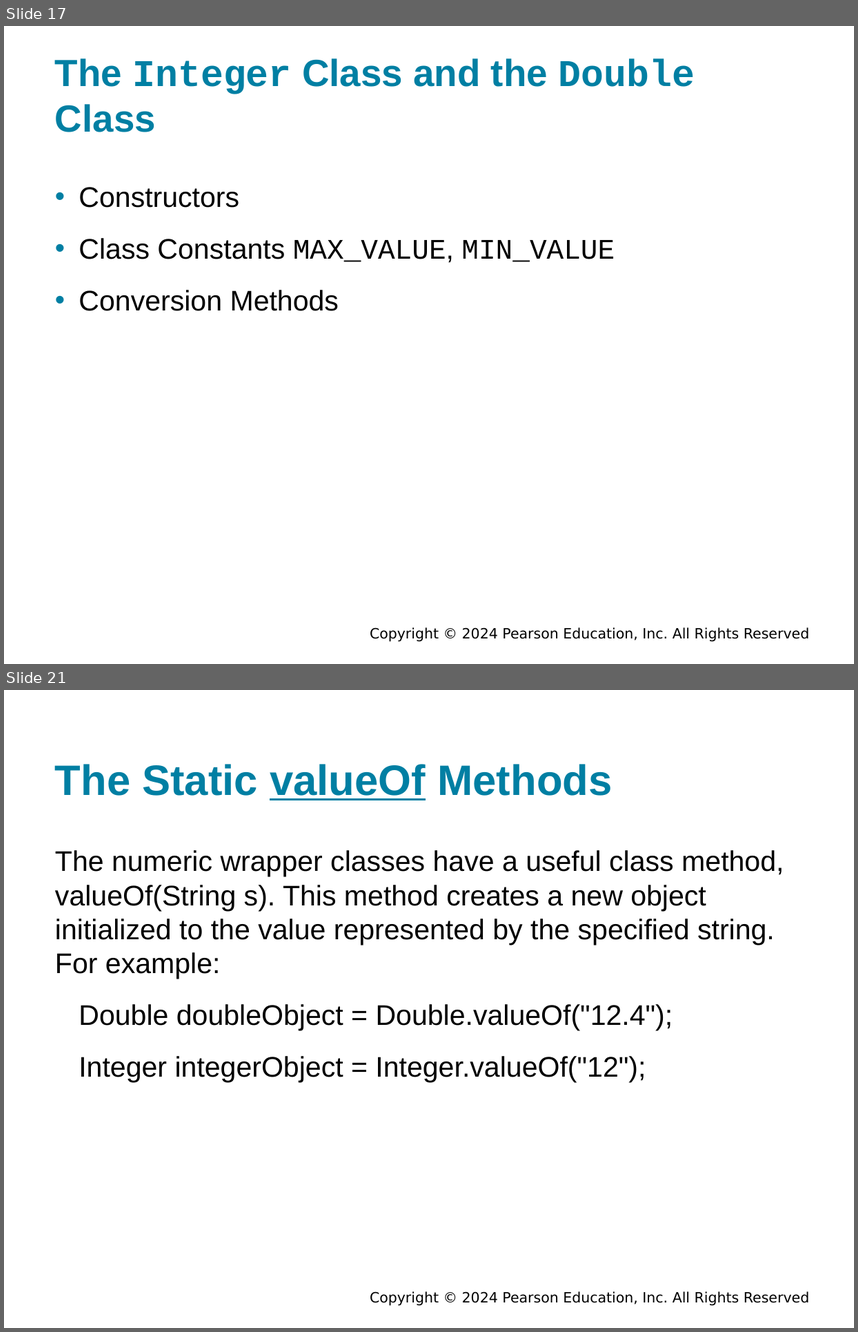
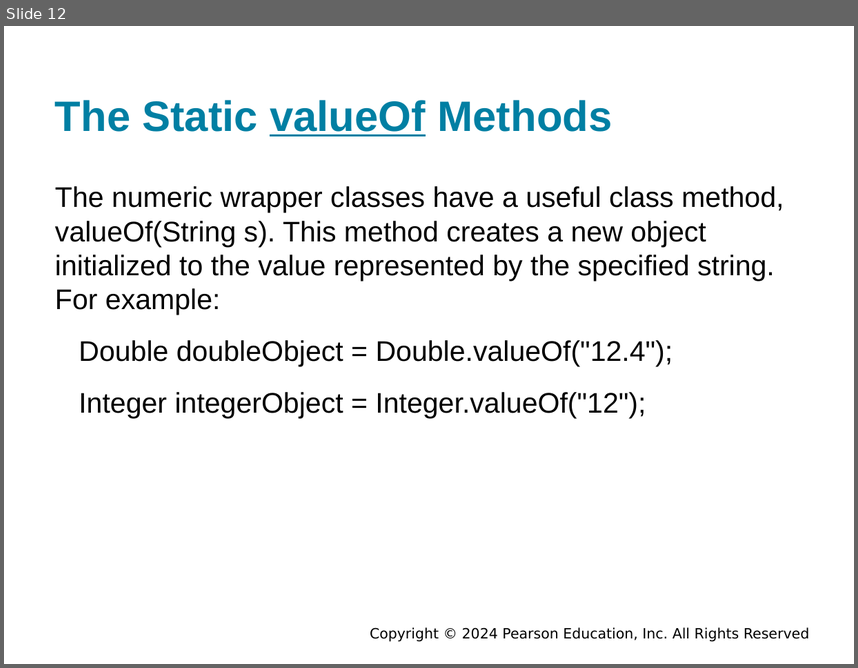
Before and after one commit to bzartoshty/bzartoshty.github.io, a slide deck: COMP110/Lectures/Chapter10/Chapter10.pptx. Shown one above the other, each under a label of ours: slides 17 and 21 before the commit, slide 12 after it; the slides between them are not shown. The pictures are 858x1332 and 858x668 pixels, drawn with LibreOffice and Linux fonts; fonts in the diff are those of the drawing; background and template pictures are left out. Boxes give left, top, right and bottom in pixels: in the first picture for what was removed or moved away, otherwise in the second. Text is boxed around its words. In the diff, an @@ line names an element or a change of style, - is before the commit and + after.

```diff
--- a/COMP110/Lectures/Chapter10/Chapter10.pptx
+++ b/COMP110/Lectures/Chapter10/Chapter10.pptx
@@ slide 17 removed at (4,26,854,664), background #FFFFFF; not listed: 1 template element that a slide beside it also shows @@
@@ title removed at (55,58,695,132) @@
-The Integer Class and the Double Class
@@ text removed at (79,187,615,311) @@
-• Constructors
-• Class Constants MAX_VALUE, MIN_VALUE
-• Conversion Methods
@@ what was slide 21 is now slide 12 @@
```
Also in this commit, not shown: 3 slides changed, 3 slides added, 20 other slides removed, 1 other file.
